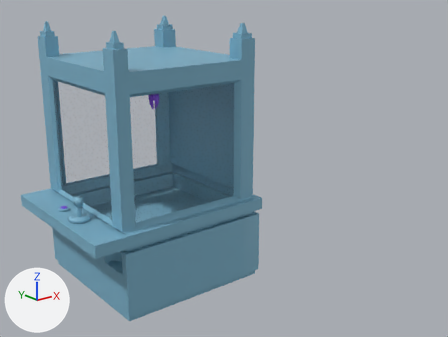
The glTF model modeles/Machine-pince.glb: old version first, new version second.
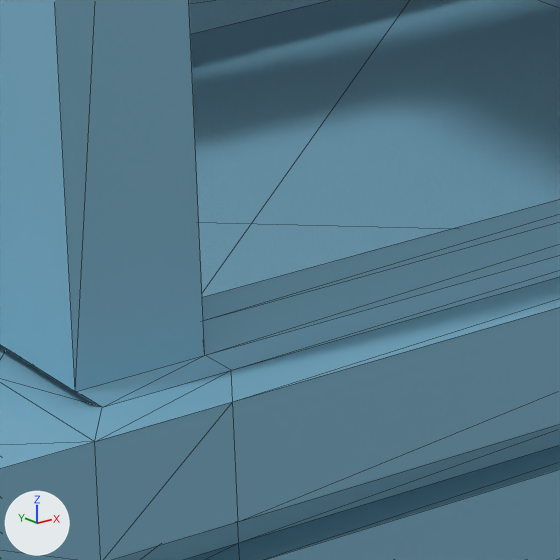
The first picture shows the older version from a camera (50 mm lens) standing at (-25.3, -38.2, 22.2) and looking at (-1.3, -8.2, 10.2). The close-ups show both versions on the part from 26% to 38% of the width and 57% to 74% of the height of that picture; other places that the commit changed are outside them. The lights are fixed; the arrows at lower left show +X, +Y and +Z. The close-ups show mesh edges as thin lines. Where no turn or scale is listed for an object, it has been applied to the vertices.

The scene before the commit, as lines of its bpy script (objects in view):
```python
me_plan = bpy.data.meshes.new('Plan')
me_plan.from_pydata(...)  # 341 vertices, 672 faces; spans x -9.7..4.1, y -6.0..5.9, z 0.0..19.0
# faces by material slot: [666, 6]
me_plan.materials.append(mat_machine_à_pince_001)
me_plan.materials.append(mat_vitre)
me_plan_003 = bpy.data.meshes.new('Plan.003')
me_plan_003.from_pydata(...)  # 19 vertices, 17 faces; spans x -7.47..4.04, y -5.9..5.79, z 4.06..4.1
me_plan_003.materials.append(mat_machine_à_pince_001)
ob_machine_à_pinces = bpy.data.objects.new('Machine à pinces', me_plan)
ob_machine_à_pinces.location = (0.0, 0.0, 0.0)
ob_plancher = bpy.data.objects.new('Plancher', me_plan_003)
ob_plancher.location = (0.0, 0.0, 0.0)
```
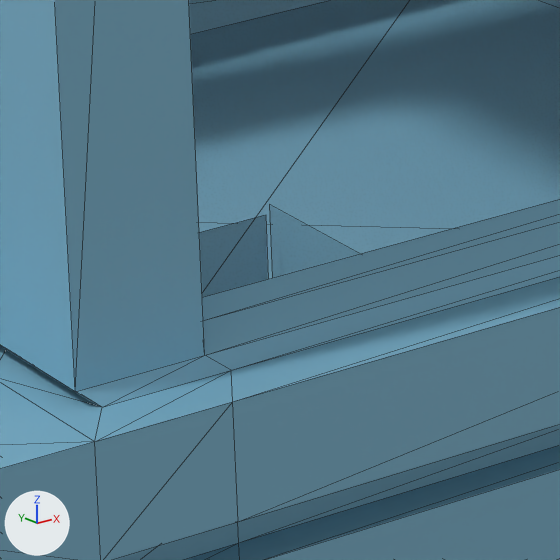
Where the newer file only moved an object's origin or applied its transform, the numbers keep the older frame.

Pixel boxes [x1, y1, x2, y2] of what changed, in the close-ups (560 x 560 px):
'Mur_cote', added (blue): after [199, 215, 268, 297]
'Mur_avant', added (blue): after [269, 205, 359, 278]

The change, as a list of edits to the scene's bpy script:
```text
Add me_plan_002:
    me_plan_002.from_pydata([(-1.27, 0.0, 1.0), (-1.27, 0.0, -1.0), (1.27, 0.0, 1.0), (1.27, 0.0, -1.0)], [], [(0, 1, 3), (0, 3, 2)])
    me_plan_002.materials.append(mat_machine_à_pince)  # blue #7bb0c9
Add me_plan_001:
    me_plan_001.from_pydata([(0.0, -1.3, 1.0), (0.0, -1.3, -1.0), (0.0, 1.3, 1.0), (0.0, 1.3, -1.0)], [], [(0, 1, 3), (0, 3, 2)])
    me_plan_001.materials.append(mat_machine_à_pince)  # blue #7bb0c9
Add ob_mur_cote:
    ob_mur_cote = bpy.data.objects.new('Mur_cote', me_plan_002)
    ob_mur_cote.location = (-5.7, -2.94, 5.167)
Add ob_mur_avant:
    ob_mur_avant = bpy.data.objects.new('Mur_avant', me_plan_001)
    ob_mur_avant.location = (-4.33, -4.13, 5.186)
```
